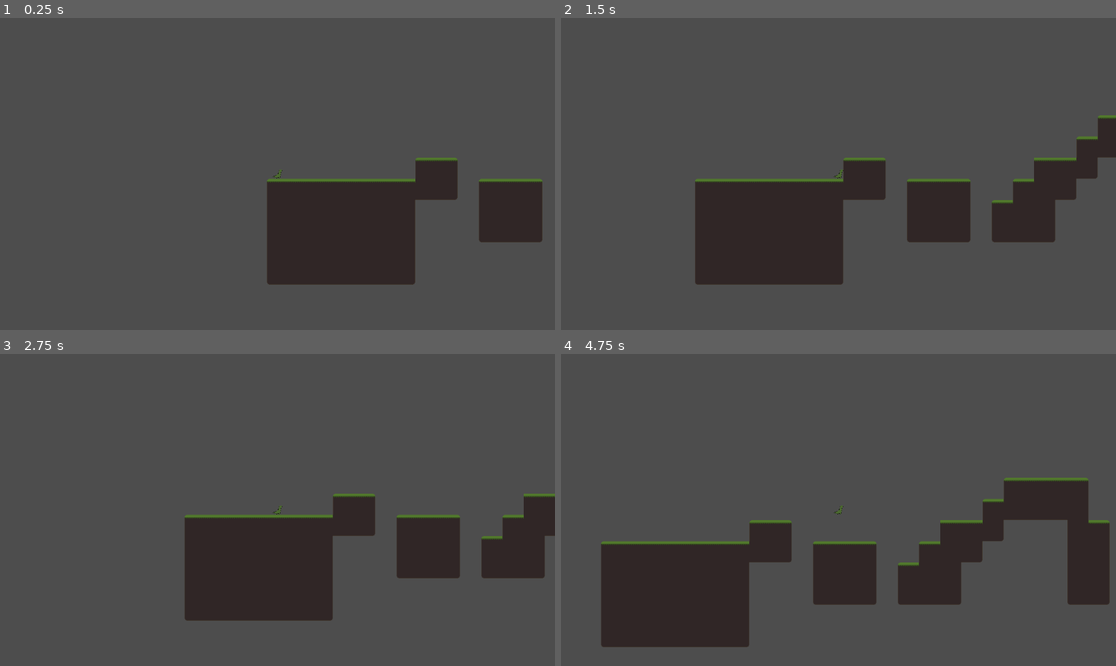
Above: before the commit, frames 1-4 (two rows, left to right).
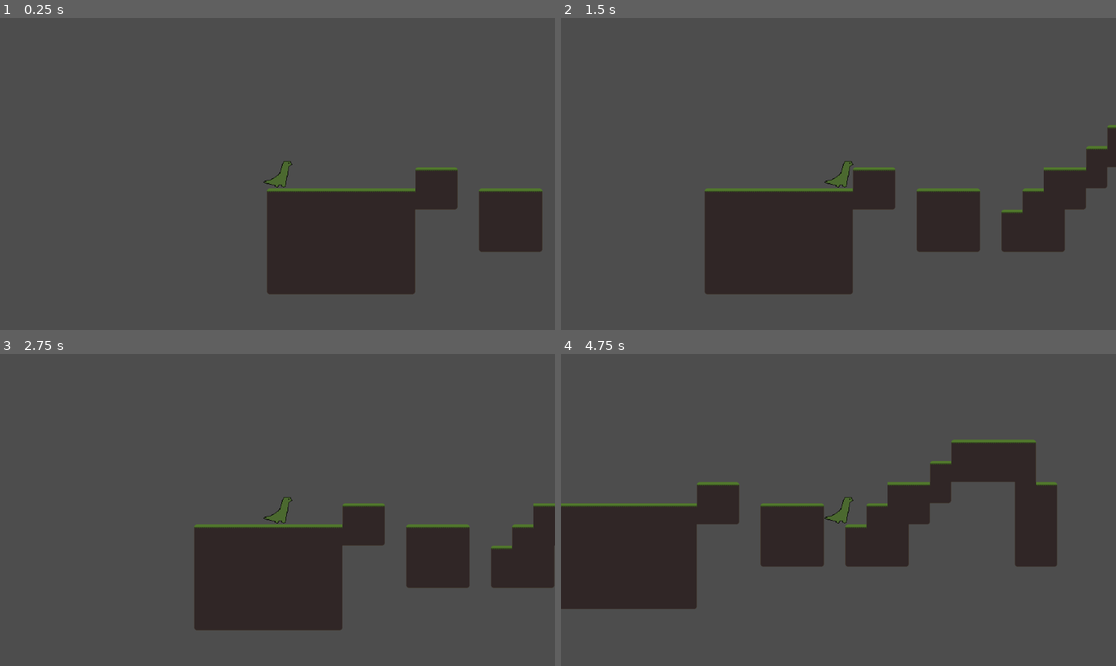
Above: after the commit, the same moments.

Repository: Maxwell-L-hack/Summer_Reading_2026
Game: Godot game, scene res://main.tscn
Same seed, same stepped clock (60 frames per second), same inputs: the game is played once before the commit and once after it.
Inputs:
- Up to frame 1 (0.25 s): no input
- Up to frame 2 (1.5 s): tap Enter (ui_accept) at 0.5, 0.77 s; hold D (ui_right) from 0.53 s (still down); tap Alt at 0.6 s; tap Shift at 1.35 s
- Up to frame 3 (2.75 s): tap Enter (ui_accept) at 1.52 s; release D (ui_right) at 2.03 s; hold A (ui_left) from 2.03 s (still down); tap Alt at 2.1 s
- Up to frame 4 (4.75 s): release A (ui_left) at 2.78 s; hold D (ui_right) 2.78-4.28 s; tap Shift at 2.85, 4.35 s; tap Enter (ui_accept) at 3.02, 3.77, 4.52 s; tap Alt at 3.6 s; hold A (ui_left) from 4.28 s (still down)

The runs differ from the first frame. In frame 1, 3.4% of the frame differs, in the area x 47-98%, y 44-89%; in frame 2, 7.9%; in frame 3, 6.8%; in frame 4, 27%, in the area x 0-99%, y 27-94%.

Commit message:
Made dino bigger

Diff:
--- a/dino_game/player.tscn
+++ b/dino_game/player.tscn
@@ -11,11 +11,12 @@
 
 [node name="Dino1" type="Sprite2D" parent="." unique_id=1788872501]
 texture_filter = 1
-position = Vector2(5.9604645e-08, -1.1920929e-07)
-scale = Vector2(0.21022727, 0.21022728)
+position = Vector2(0.5454531, 0.4999981)
+scale = Vector2(0.62499994, 0.625)
 texture = ExtResource("2_i3pqv")
 
 [node name="CollisionShape2D" type="CollisionShape2D" parent="." unique_id=1051267113]
+scale = Vector2(3, 3)
 shape = SubResource("RectangleShape2D_hqtel")
 
 [node name="Camera2D" type="Camera2D" parent="." unique_id=829182919]
Not shown, changed: dino_game/game.html
Not shown, changed: dino_game/game.pck
